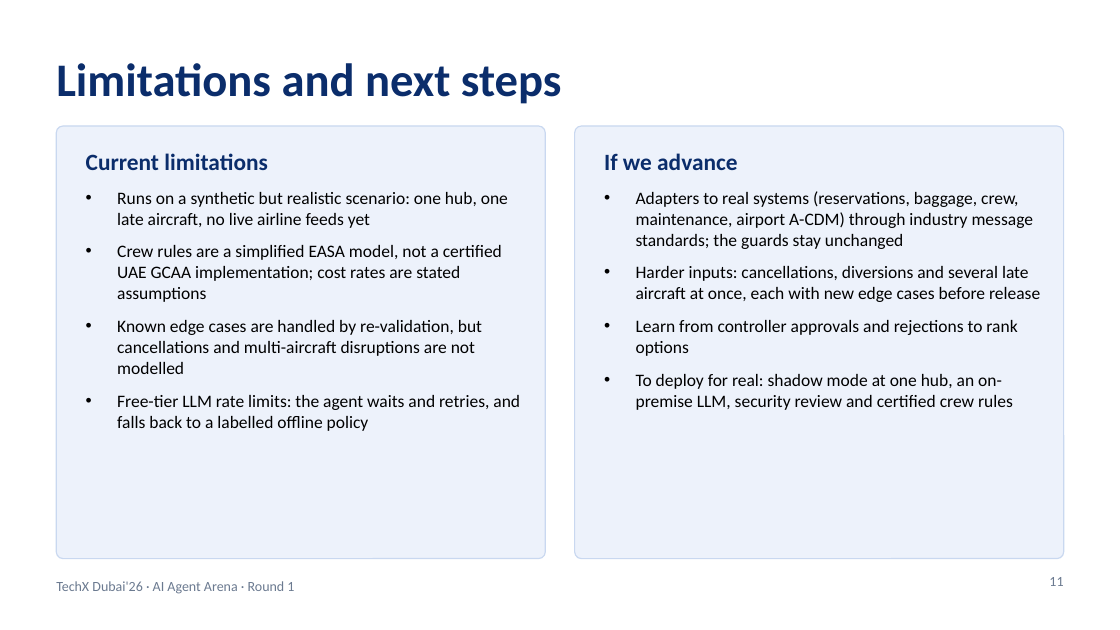
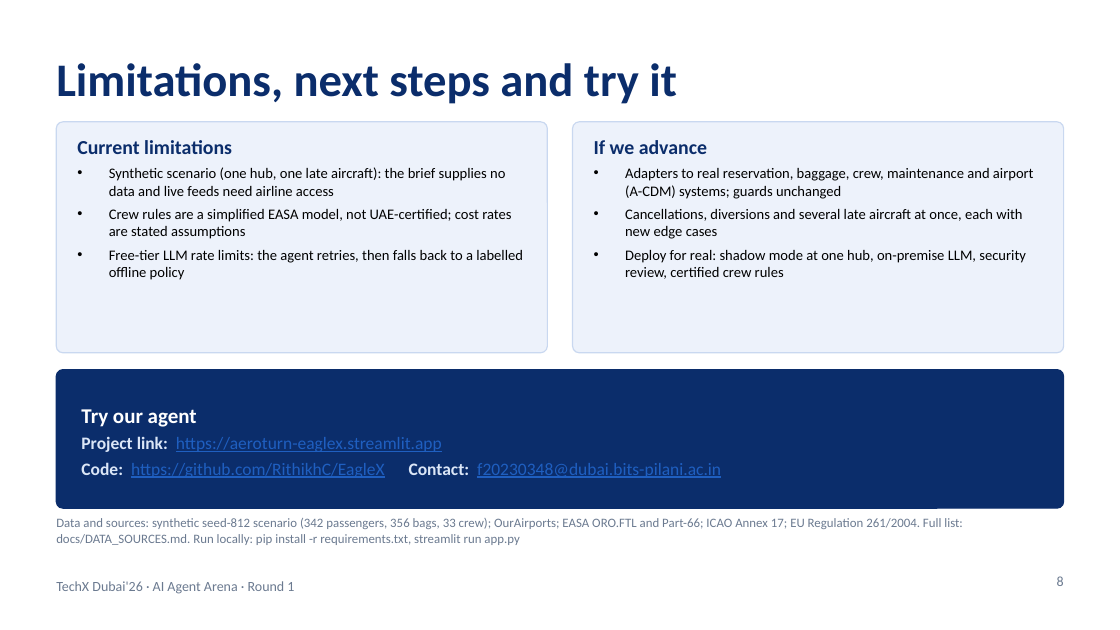
Before and after one commit to RithikhC/EagleX, a slide deck: slide 8 of docs/EagleX_Round1_Submission.pptx (slide 11 before the commit). Drawn at 1120x630 pixels with LibreOffice and Linux fonts; fonts in the diff are those of the drawing. Boxes give left, top, right and bottom in pixels: in the first picture for what was removed or moved away, otherwise in the second. Text is boxed around its words. In the diff, an @@ line names an element or a change of style, - is before the commit and + after.

```diff
--- a/docs/EagleX_Round1_Submission.pptx
+++ b/docs/EagleX_Round1_Submission.pptx
@@ title at (x1=56, y1=63, x2=677, y2=104): text changed @@
-Limitations and next steps
+Limitations, next steps and try it
@@ rounded rectangle resized from (x1=56, y1=126, x2=545, y2=559) to (x1=56, y1=122, x2=548, y2=353) @@
@@ rounded rectangle at (x1=56, y1=122, x2=548, y2=353): proportions changed @@
@@ text at (x1=77, y1=140, x2=232, y2=154): size 20 to 17 pt in "Current limitations"; less space between paragraphs @@
@@ text "Current limitations" moved from (x1=86, y1=153, x2=520, y2=431) to (x1=77, y1=140, x2=523, y2=280) @@
@@ rounded rectangle at (x1=573, y1=122, x2=1065, y2=353): proportions changed @@
@@ rounded rectangle resized from (x1=575, y1=126, x2=1064, y2=559) to (x1=573, y1=122, x2=1065, y2=353) @@
@@ text at (x1=594, y1=140, x2=707, y2=154): size 20 to 17 pt in "If we advance"; less space between paragraphs @@
@@ text "If we advance" moved from (x1=604, y1=153, x2=1040, y2=410) to (x1=594, y1=140, x2=1034, y2=279) @@
@@ text at (x1=109, y1=167, x2=523, y2=280): text changed; size 15 to 12.5 pt @@
-• Runs on a synthetic but realistic scenario: one hub, one late aircraft, no live airline feeds yet
-• Crew rules are a simplified EASA model, not a certified UAE GCAA implementation; cost rates are stated assumptions
-• Known edge cases are handled by re-validation, but cancellations and multi-aircraft disruptions are not modelled
-• Free-tier LLM rate limits: the agent waits and retries, and falls back to a labelled offline policy
+• Synthetic scenario (one hub, one late aircraft): the brief supplies no data and live feeds need airline access
+• Crew rules are a simplified EASA model, not UAE-certified; cost rates are stated assumptions
+• Free-tier LLM rate limits: the agent retries, then falls back to a labelled offline policy
@@ text at (x1=625, y1=168, x2=1034, y2=279): text changed; size 15 to 12.5 pt @@
-• Adapters to real systems (reservations, baggage, crew, maintenance, airport A-CDM) through industry message standards; the guards stay unchanged
-• Harder inputs: cancellations, diversions and several late aircraft at once, each with new edge cases before release
-• Learn from controller approvals and rejections to rank options
-• To deploy for real: shadow mode at one hub, an on-premise LLM, security review and certified crew rules
+• Adapters to real reservation, baggage, crew, maintenance and airport (A-CDM) systems; guards unchanged
+• Cancellations, diversions and several late aircraft at once, each with new edge cases
+• Deploy for real: shadow mode at one hub, on-premise LLM, security review, certified crew rules
@@ rounded rectangle added at (x1=56, y1=370, x2=1064, y2=508), fill #0B2D6B, outline #0B2D6B 1 pt @@
@@ text added at (x1=81, y1=409, x2=721, y2=478), 15 pt, text #1F5FC0, underline @@
+Try our agent
+Project link: https://aeroturn-eaglex.streamlit.app
+Code: https://github.com/RithikhC/EagleX Contact: f20230348@dubai.bits-pilani.ac.in
@@ text added at (x1=56, y1=518, x2=963, y2=545), 11 pt, text #6B7A90 @@
+Data and sources: synthetic seed-812 scenario (342 passengers, 356 bags, 33 crew); OurAirports; EASA ORO.FTL and Part-66; ICAO Annex 17; EU Regulation 261/2004. Full list: docs/DATA_SOURCES.md. Run locally: pip install -r requirements.txt, streamlit run app.py
@@ page number at (x1=1057, y1=576, x2=1064, y2=586): text changed @@
-11
+8
```
Also in this commit, not shown: 2 other slides changed, 1 slide added, 8 slides removed, 10 other files.
